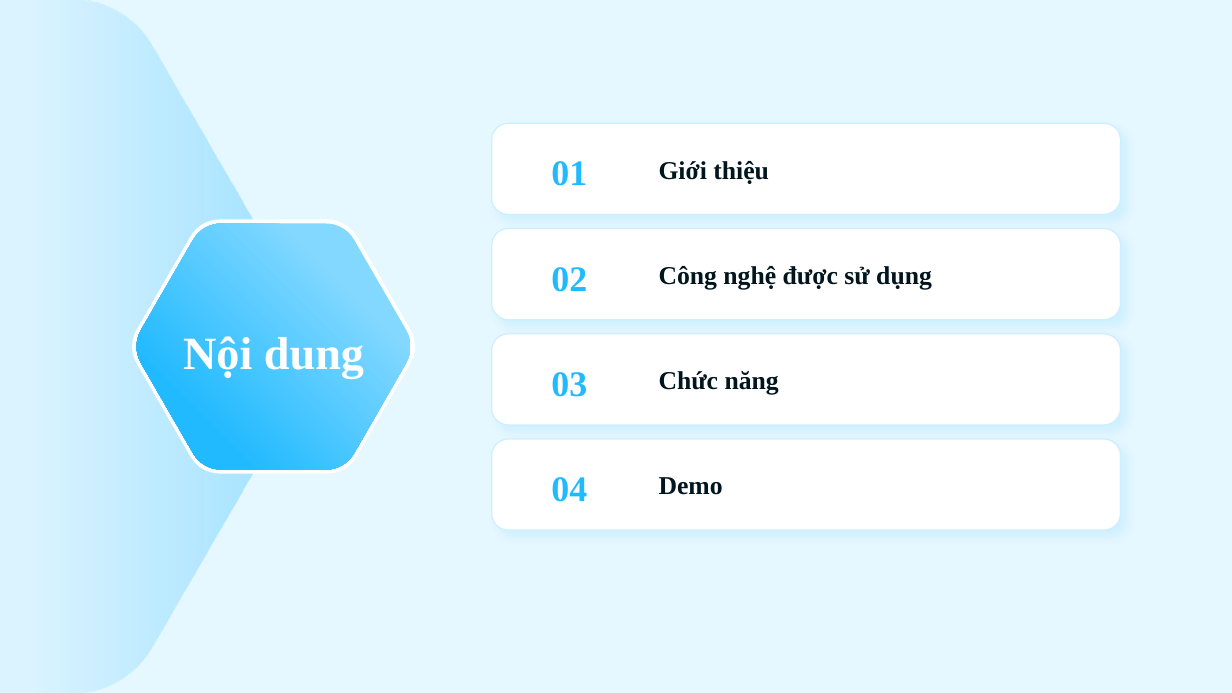
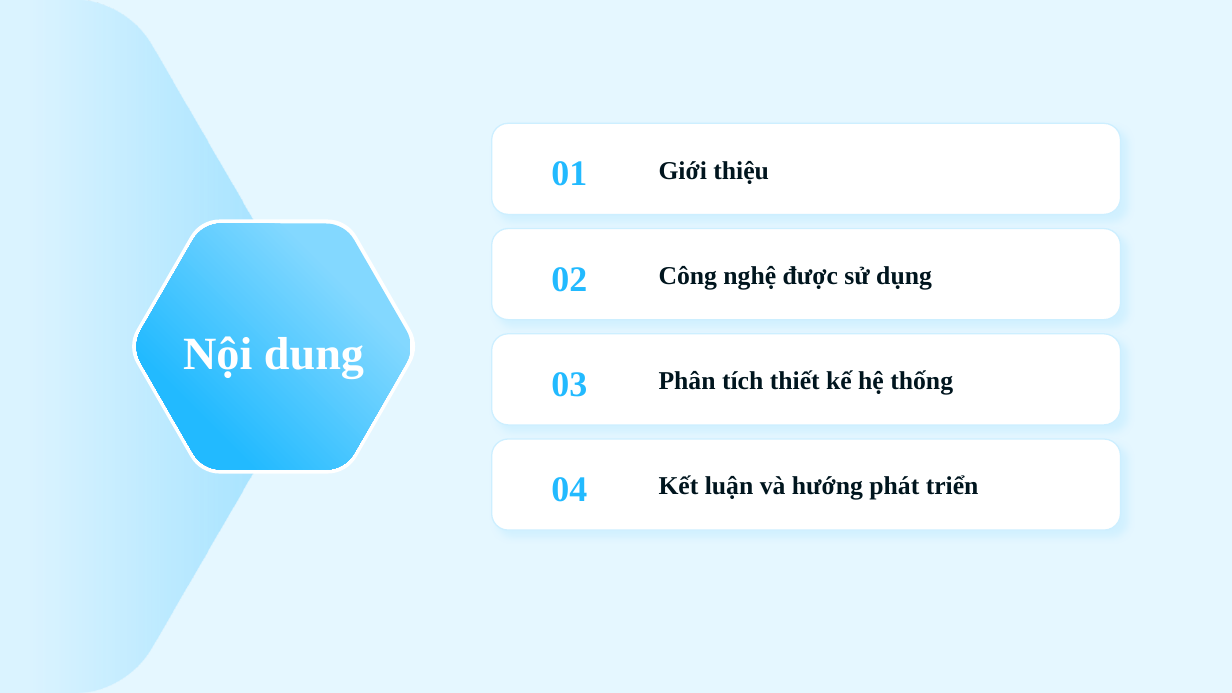
Before and after one commit to qhd279/Nhom055, a slide deck: slide 2 of slide.pptx. Drawn at 1232x693 pixels with LibreOffice and Linux fonts; fonts in the diff are those of the drawing. Boxes give left, top, right and bottom in pixels: in the first picture for what was removed or moved away, otherwise in the second. Text is boxed around its words. In the diff, an @@ line names an element or a change of style, - is before the commit and + after.

```diff
--- a/slide.pptx
+++ b/slide.pptx
@@ text at <box>659,370,953,395</box>: text changed @@
-Chức năng
+Phân tích thiết kế hệ thống
@@ text at <box>659,475,979,500</box>: text changed @@
-Demo
+Kết luận và hướng phát triển
```
Also in this commit, not shown: 1 other slide changed, 5 slides added, 1 slide removed, 10 other files.
